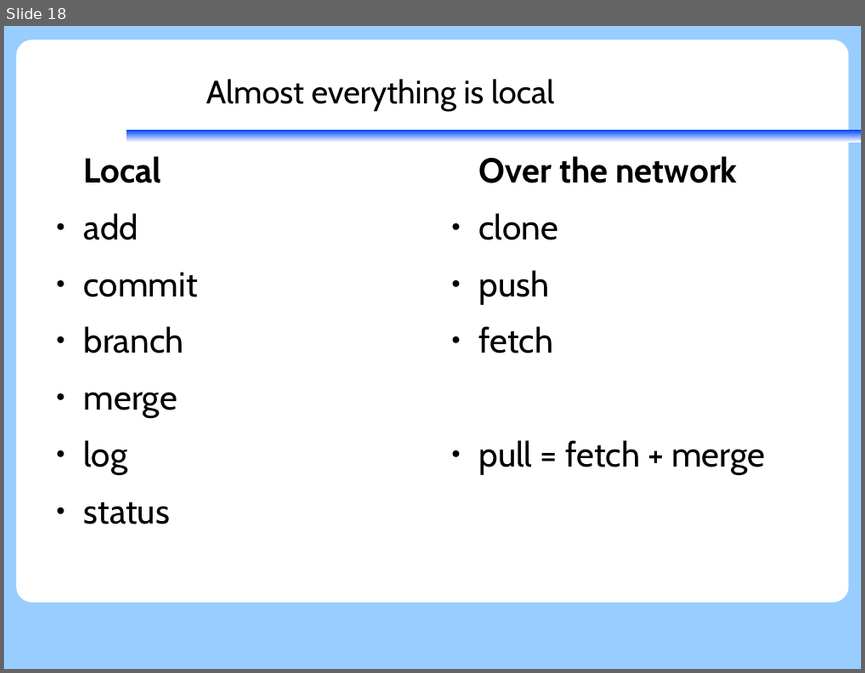
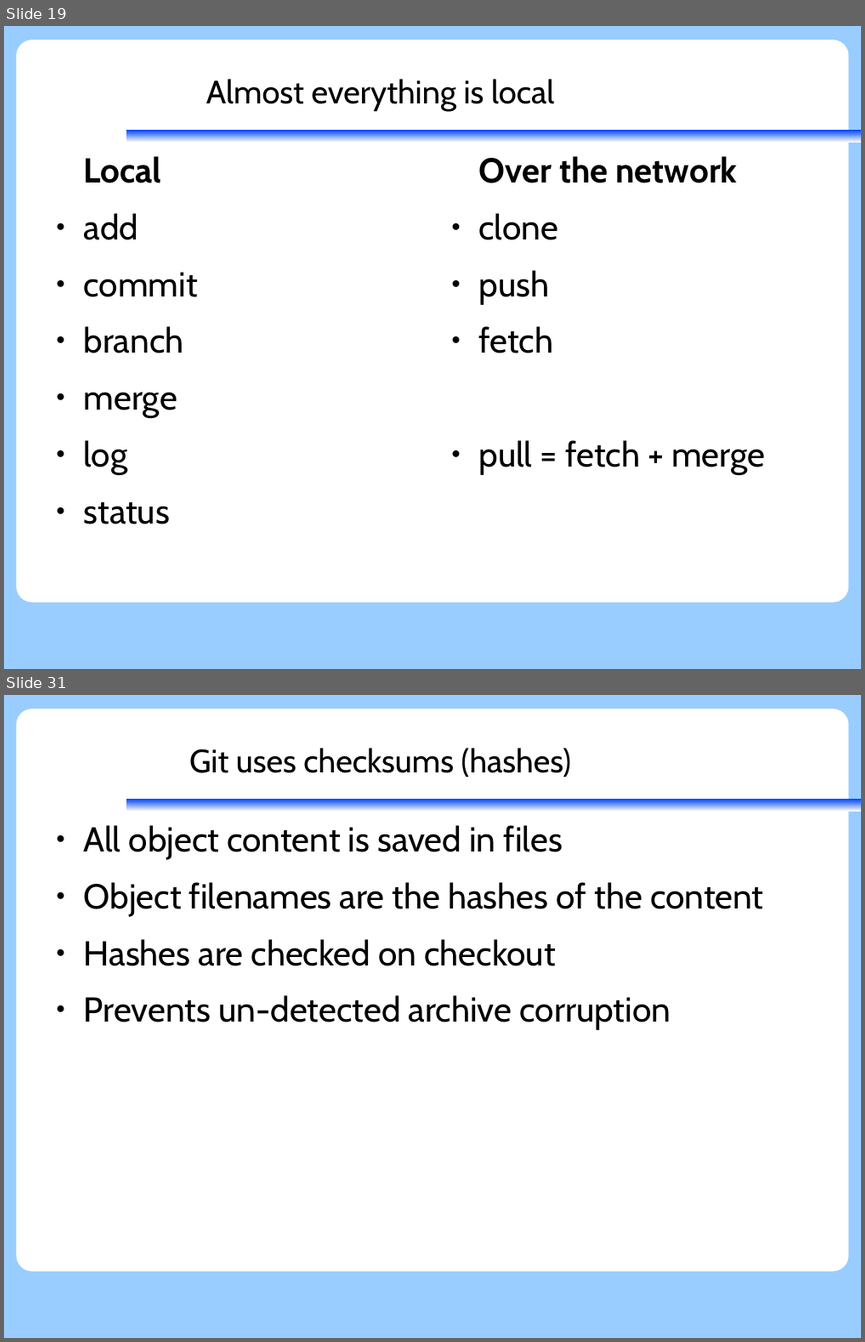
Before and after one commit to KennethNielsen/presentations, a slide deck: git/git.odp. Shown one above the other, each under a label of ours: slide 18 before the commit, slides 19 and 31 after it; the slides between them are not shown. The pictures are 865x673 and 865x1342 pixels, drawn with LibreOffice and Linux fonts; fonts in the diff are those of the drawing; background and template pictures are left out. Boxes give left, top, right and bottom in pixels: in the first picture for what was removed or moved away, otherwise in the second. Text is boxed around its words. In the diff, an @@ line names an element or a change of style, - is before the commit and + after.

```diff
--- a/git/git.odp
+++ b/git/git.odp
@@ slide 31 added at (4, 695, 861, 1338), background #99CCFF; not listed: 2 template elements that a slide beside it also shows @@
@@ title added at (189, 748, 571, 777), 30 pt, text #000000 @@
+Git uses checksums (hashes)
@@ text added at (84, 825, 763, 1030), 32 pt, text #000000 @@
+● All object content is saved in files
+● Object filenames are the hashes of the content
+● Hashes are checked on checkout
+● Prevents un-detected archive corruption
@@ what was slide 18 is now slide 19 @@
```
Also in this commit, not shown: 3 slides changed, 16 other slides added.
